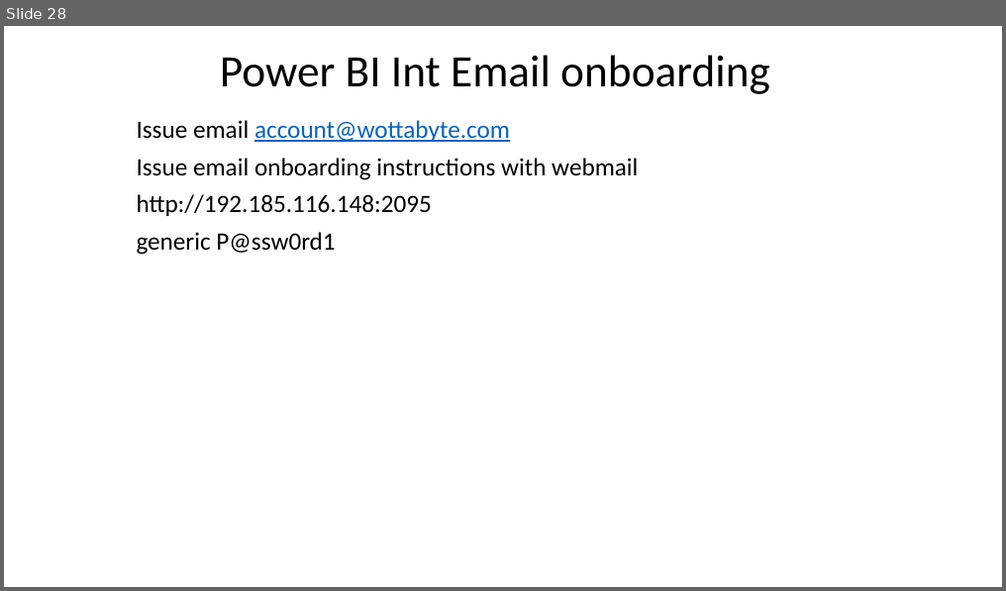
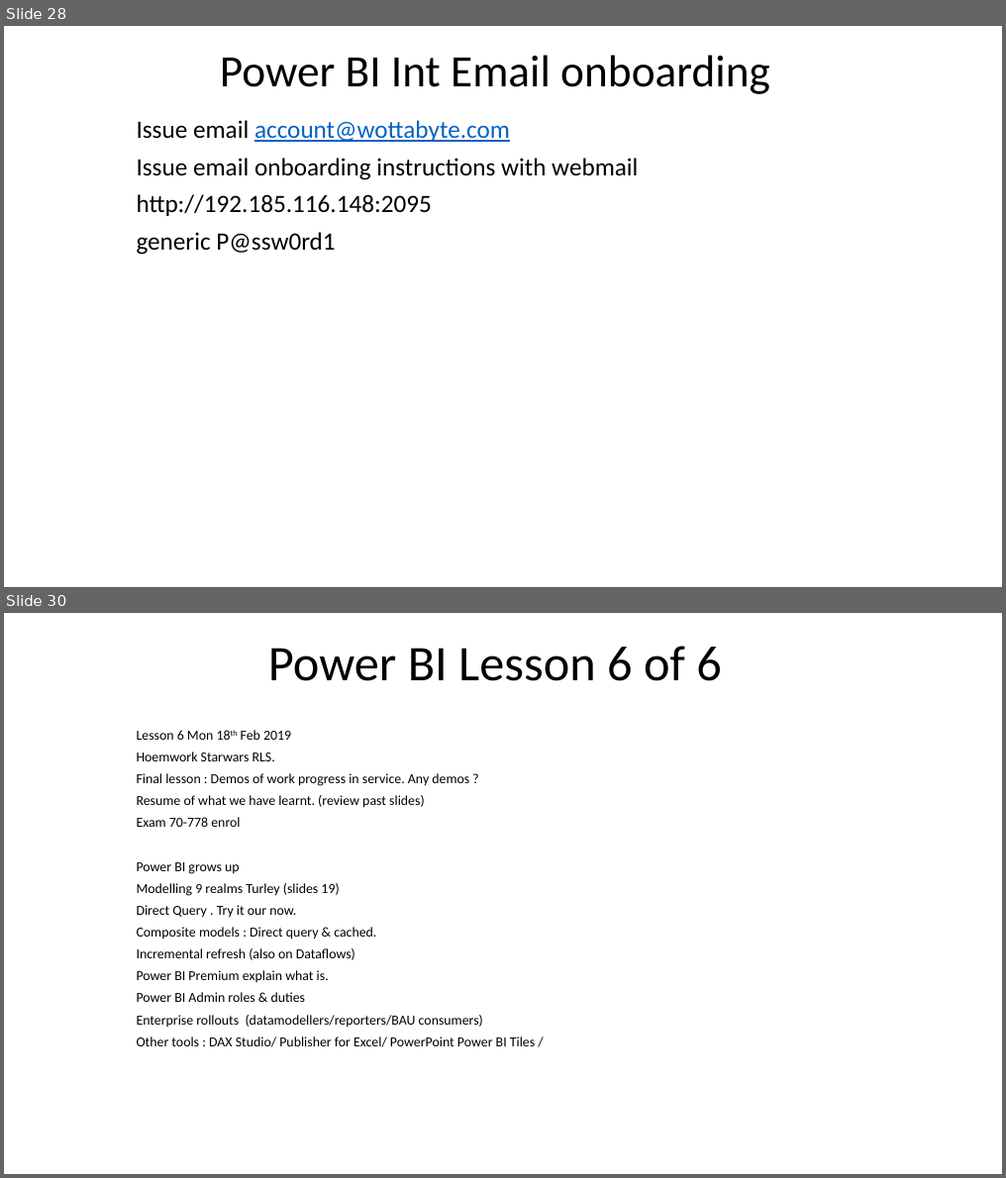
Before and after one commit to wottabyte/PBITraining, a slide deck: PBIID/PowerBI Int Dev slides Q1-2019-shared.pptx. Shown one above the other, each under a label of ours: slide 28 before the commit, slides 28 and 30 after it; the slides between them are not shown. The pictures are 1006x591 and 1006x1178 pixels, drawn with LibreOffice and Linux fonts; fonts in the diff are those of the drawing; background and template pictures are left out. Boxes give left, top, right and bottom in pixels: in the first picture for what was removed or moved away, otherwise in the second. Text is boxed around its words. In the diff, an @@ line names an element or a change of style, - is before the commit and + after.

Commit message:
All PBIIA Slides upto & including Lesson 6

```diff
--- a/PBIID/PowerBI Int Dev slides Q1-2019-shared.pptx
+++ b/PBIID/PowerBI Int Dev slides Q1-2019-shared.pptx
@@ slide 30 added at (4, 613, 1002, 1174), background #FFFFFF @@
@@ title added at (268, 646, 721, 681), 48 pt, text #000000 @@
+Power BI Lesson 6 of 6
@@ subtitle added at (137, 730, 535, 1048), 13.2 pt, text #000000 @@
+Lesson 6 Mon 18th Feb 2019
+Hoemwork Starwars RLS.
+Final lesson : Demos of work progress in service. Any demos ?
+Resume of what we have learnt. (review past slides)
+Exam 70-778 enrol
+Power BI grows up
+Modelling 9 realms Turley (slides 19)
+Direct Query . Try it our now.
+Composite models : Direct query & cached.
+Incremental refresh (also on Dataflows)
+Power BI Premium explain what is.
+Power BI Admin roles & duties
+Enterprise rollouts (datamodellers/reporters/BAU consumers)
+Other tools : DAX Studio/ Publisher for Excel/ PowerPoint Power BI Tiles /
```
Also in this commit, not shown: 3 slides changed, 21 other slides added.
